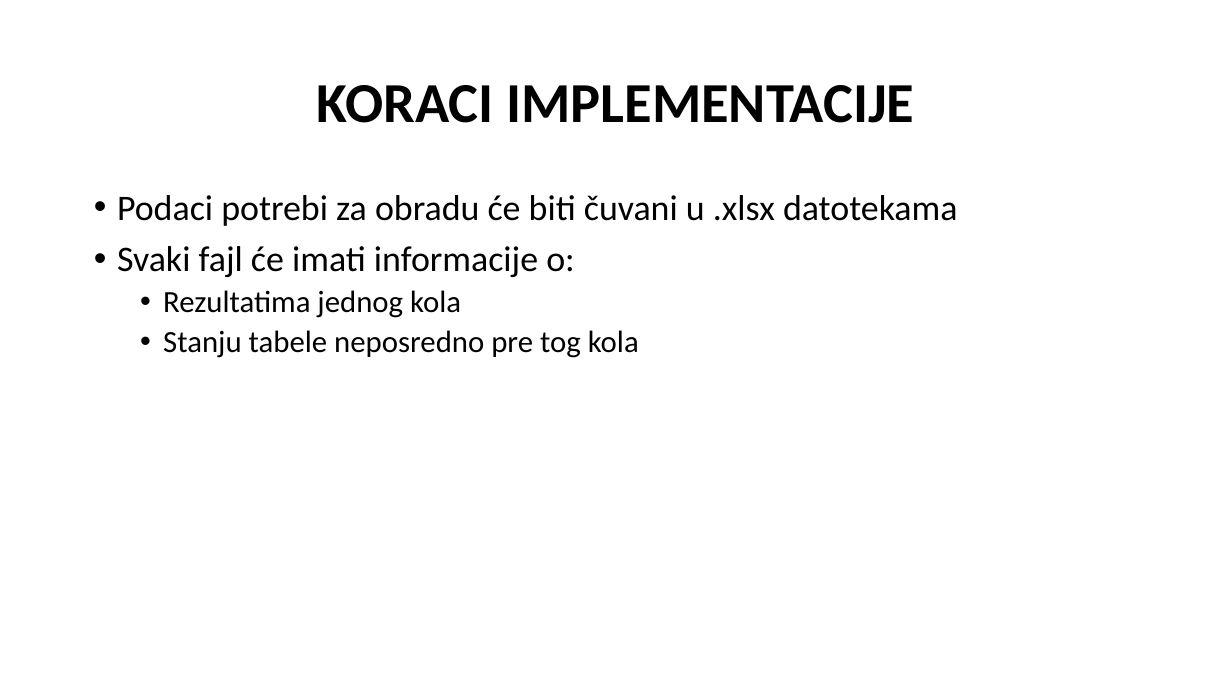
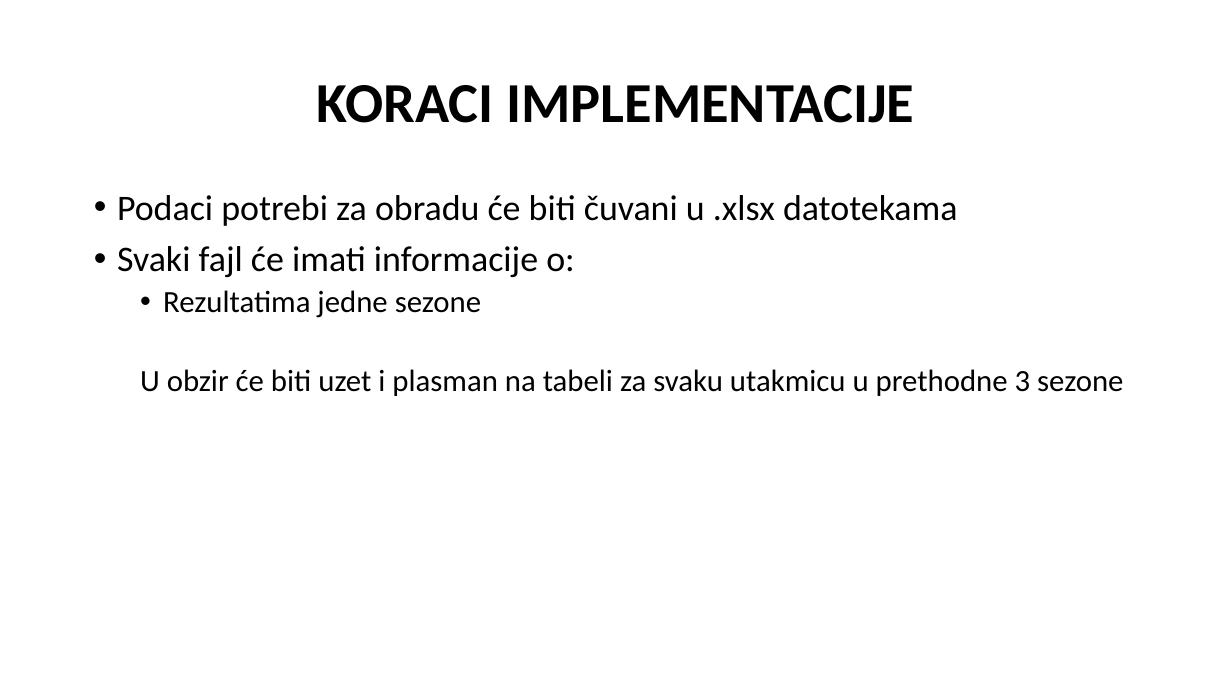
Before and after one commit to nemanjarogic/handball-betting-prediction, a slide deck: slide 12 of presentation-handball-betting.pptx (slide 10 before the commit). Drawn at 1232x693 pixels with LibreOffice and Linux fonts; fonts in the diff are those of the drawing. Boxes give left, top, right and bottom in pixels: in the first picture for what was removed or moved away, otherwise in the second. Text is boxed around its words. In the diff, an @@ line names an element or a change of style, - is before the commit and + after.

```diff
--- a/presentation-handball-betting.pptx
+++ b/presentation-handball-betting.pptx
@@ text at box(140, 290, 1123, 396): text changed @@
-  • Rezultatima jednog kola
-  • Stanju tabele neposredno pre tog kola
+  • Rezultatima jedne sezone
+  U obzir će biti uzet i plasman na tabeli za svaku utakmicu u prethodne 3 sezone
```
Also in this commit, not shown: 4 other slides changed, 5 slides added.
